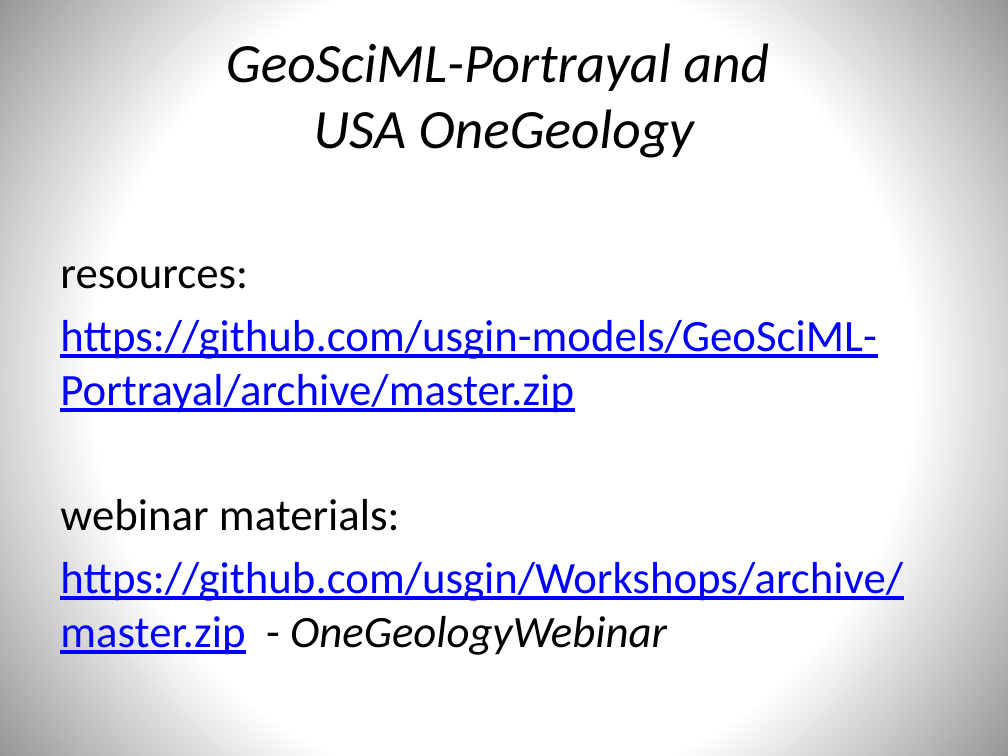
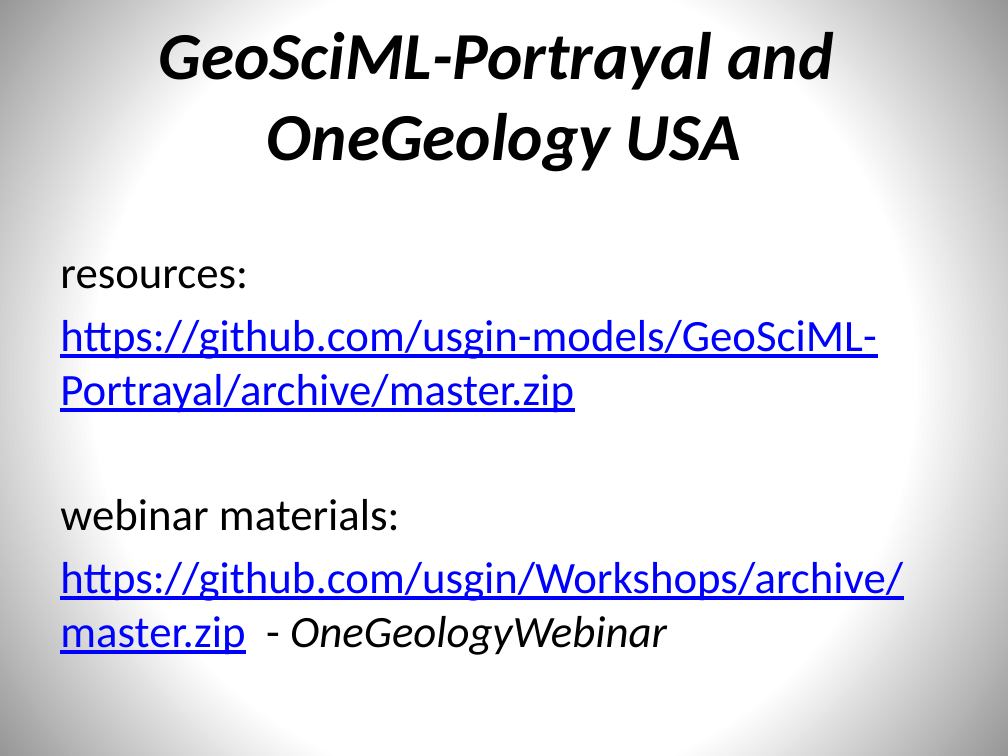
Before and after one commit to usgin/Workshops, a slide deck: slide 1 of OneGeologyWebinar/OneGeology.pptx. Drawn at 1008x756 pixels with LibreOffice and Linux fonts; fonts in the diff are those of the drawing. Boxes give left, top, right and bottom in pixels: in the first picture for what was removed or moved away, otherwise in the second. Text is boxed around its words. In the diff, an @@ line names an element or a change of style, - is before the commit and + after.

Commit message:
work on presentation for workshop
Add more info about OneGeology and GeoSciML portrayal

```diff
--- a/OneGeologyWebinar/OneGeology.pptx
+++ b/OneGeologyWebinar/OneGeology.pptx
@@ title at [159, 31, 833, 172]: text changed; size 39.6 to 48 pt; bold on @@
-GeoSciML-Portrayal and
-USA OneGeology
+GeoSciML-Portrayal and
+OneGeology USA
```
Also in this commit, not shown: 5 other slides changed, 4 slides added.
